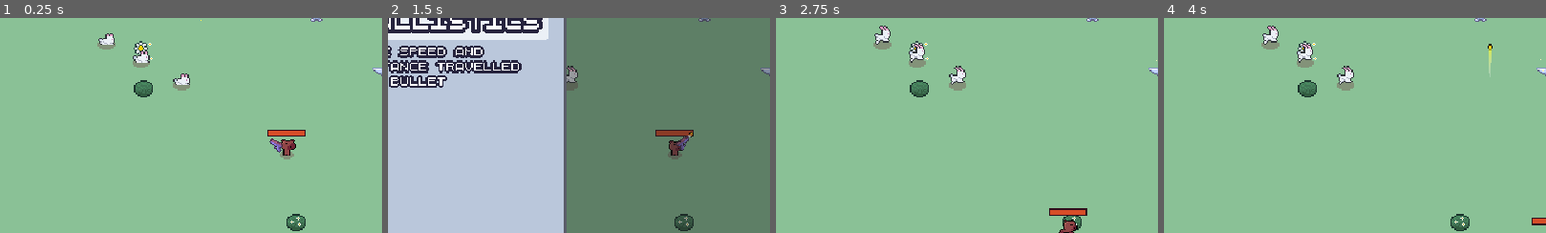
Above: before the commit, frames 1-4 (left to right).
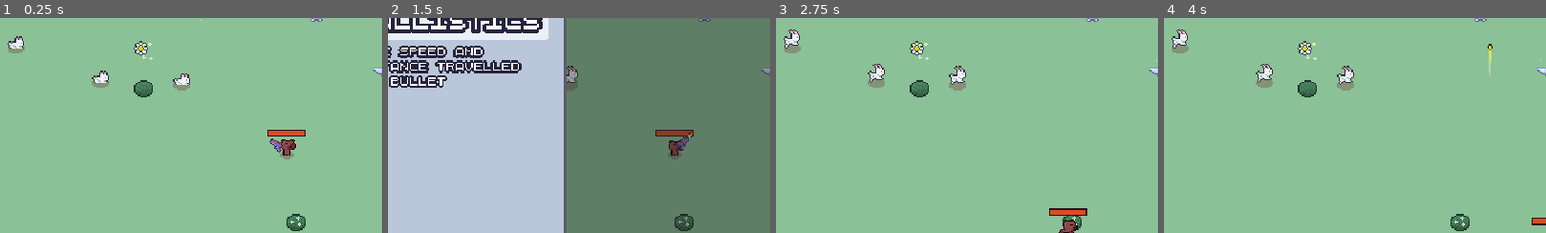
Above: after the commit, the same moments.

Repository: Sundwell/ritka-rampage
Game: Godot game, scene res://scenes/debug/ui_debug.tscn
Two runs of this game, one before a commit and one after it. Both use one fixed random seed, a clock stepped at 60 frames per second and the inputs below. This scene is started directly instead of the project's main scene.
Inputs (mouse positions are % of the whole screen's width and height, from its top left):
- Up to frame 1 (0.25 s): no input
- Up to frame 2 (1.5 s): click "Weapon Upgrade" at 0.5 s; move the mouse to (25, 50) at 1.27 s; press the mouse at (25, 50) at 1.28 s; hold D (move_right) from 1.28 s (still down)
- Up to frame 3 (2.75 s): move the mouse to (30, 55) at 2.02 s; release D (move_right) at 2.03 s; release the mouse at (30, 55) at 2.03 s; hold S (move_down) from 2.03 s (still down); tap W (move_top) at 2.1 s
- Up to frame 4 (4 s): move the mouse to (60, 28) at 2.77 s; release S (move_down) at 2.78 s; press the mouse at (60, 28) at 2.78 s; hold D (move_right) from 2.78 s (still down); move the mouse to (45, 70) at 3.52 s; release the mouse at (45, 70) at 3.53 s; tap W (move_top) at 3.6 s; click (45, 70) at 3.67 s
The pictures show only the part of the screen within x 17-67%, y 23-73%; the shares and areas given below are measured in that part.

The runs differ from the first frame. In frame 1, 1.1% of the frame differs, in the area x 2-40%, y 7-33%; in frame 2, nothing differs; in frame 3, 1.5%, in the area x 2-40%, y 3-33%; in frame 4, 1.5%.

Commit message:
Added ricochet upgrade and fixed bug with red enemies

Diff:
--- a/project.godot
+++ b/project.godot
@@ -43,6 +43,8 @@
 
 foreground_layer=""
 entities_layer=""
+player=""
+enemy=""
 
 [gui]
 
--- /dev/null
+++ b/resources/upgrades/weapon_upgrades/pistol/mechanic/ricochet.tres
@@ -0,0 +1,14 @@
+[gd_resource type="Resource" script_class="PistolUpgrade" load_steps=2 format=3 uid="uid://bdtskcecjix7e"]
+
+[ext_resource type="Script" path="res://resources/upgrades/weapon_upgrades/pistol/pistol_upgrade.gd" id="1_ib5rk"]
+
+[resource]
+script = ExtResource("1_ib5rk")
+id = 5
+incompatible_uprades = Array[int]([])
+title = "Ricochet"
+weapon = 0
+max_quantity = 2
+type = 1
+hint = "Damage? Nope."
+description = "+1 bounce off enemy per upgrade"
--- a/resources/upgrades/weapon_upgrades/pistol/pistol_upgrade.gd
+++ b/resources/upgrades/weapon_upgrades/pistol/pistol_upgrade.gd
@@ -9,6 +9,8 @@
 	# Mechanic
 	MORE_BULLETS,
 	PIERCING_SHOTS,
+	RICOCHET,
+	EXPLOSIVE_BULLETS,
 }
 
 @export var id: Id
--- a/resources/upgrades/weapon_upgrades/pistol/pistol_upgrades_pool.tres
+++ b/resources/upgrades/weapon_upgrades/pistol/pistol_upgrades_pool.tres
@@ -7,7 +7,8 @@
 [ext_resource type="Resource" uid="uid://ddhtxwf5wm78b" path="res://resources/upgrades/weapon_upgrades/pistol/stat/shoot_rate.tres" id="5_efh7b"]
 [ext_resource type="Resource" uid="uid://cj2gajfd4cdys" path="res://resources/upgrades/weapon_upgrades/pistol/mechanic/more_bullets.tres" id="6_5qgvv"]
 [ext_resource type="Resource" uid="uid://b8c1gjdntjyl" path="res://resources/upgrades/weapon_upgrades/pistol/mechanic/piercing_shots.tres" id="7_0u04j"]
+[ext_resource type="Resource" uid="uid://bdtskcecjix7e" path="res://resources/upgrades/weapon_upgrades/pistol/mechanic/ricochet.tres" id="8_mv1y8"]
 
 [resource]
 script = ExtResource("1_fhp3j")
-upgrades = Array[ExtResource("2_ni3rd")]([ExtResource("6_5qgvv"), ExtResource("3_us7jv"), ExtResource("4_wgxph"), ExtResource("5_efh7b"), ExtResource("7_0u04j")])
+upgrades = Array[ExtResource("2_ni3rd")]([ExtResource("6_5qgvv"), ExtResource("3_us7jv"), ExtResource("4_wgxph"), ExtResource("5_efh7b"), ExtResource("7_0u04j"), ExtResource("8_mv1y8")])
--- a/scenes/autoload/utils.gd
+++ b/scenes/autoload/utils.gd
@@ -15,3 +15,20 @@
 
 func get_upgrade_quantity(upgrades: Dictionary, upgrade_key: Variant, default := 0) -> int:
 	return upgrades.get(upgrade_key, {}).get("quantity", default)
+
+
+func get_nearest_node_in_group(group: String, position: Vector2, excluded_nodes: Array = []) -> Node2D:
+	var available_nodes = get_tree().get_nodes_in_group(group).filter(
+			func (node: Node2D):
+				return not excluded_nodes.has(node)
+	)
+
+	if available_nodes.is_empty():
+		return null
+
+	available_nodes.sort_custom(
+			func(a: Node2D, b: Node2D):
+				return a.global_position.distance_to(position) < b.global_position.distance_to(position)
+	)
+
+	return available_nodes[0]
--- a/scenes/components/blood_particles_spawner_component.gd
+++ b/scenes/components/blood_particles_spawner_component.gd
@@ -3,16 +3,16 @@
 @export var health_component: HealthComponent
 @export var sprite: Sprite2D
 @export var damage_particles_scene: PackedScene
-var tween: Tween
+var initial_modulate: Color
 
 
 func _ready():
 	health_component.damaged.connect(on_damaged)
+	initial_modulate = sprite.modulate
 
 
 func on_damaged(amount: float):
-	var initial_modulate = sprite.modulate
-	tween = get_tree().create_tween()
+	var tween := create_tween()
 	tween.tween_property(sprite, 'modulate', Color('#ff3636'), 0.05)
 	tween.tween_property(sprite, 'modulate', initial_modulate, 0.05)
 
--- a/scenes/components/weapon_upgrades_pool_component.gd
+++ b/scenes/components/weapon_upgrades_pool_component.gd
@@ -24,10 +24,10 @@
 func _is_upgrade_available(upgrade: WeaponUpgrade) -> bool:
 	match upgrade.type:
 		WeaponUpgrade.Type.MECHANIC:
-			if collected_anvils_count == 0:
+			if collected_anvils_count < 2:
 				return false
 		WeaponUpgrade.Type.EVOLUTION:
-			if is_weapon_evolved or collected_anvils_count < 3:
+			if is_weapon_evolved or collected_anvils_count <= 3:
 				return false
 
 	return true
--- a/scenes/debug/ui_debug.gd
+++ b/scenes/debug/ui_debug.gd
@@ -11,7 +11,7 @@
 
 
 func _ready() -> void:
-	weapon_upgrade_button.pressed.connect(weapon_upgrade_manager.on_anvil_collected)
+	weapon_upgrade_button.pressed.connect(on_weapon_upgrade_pressed)
 	mutation_upgrade_button.pressed.connect(experience_manager.level_up)
 	lose_button.pressed.connect(show_lose_screen)
 	win_button.pressed.connect(show_win_screen)
@@ -23,6 +23,10 @@
 	add_child(end_screen)
 
 
+func on_weapon_upgrade_pressed():
+	GameEvents.emit_anvil_collected()
+
+
 func show_win_screen():
 	var end_screen = end_screen_scene.instantiate()
 	add_child(end_screen)
--- a/scenes/debug/ui_debug.tscn
+++ b/scenes/debug/ui_debug.tscn
@@ -121,7 +121,7 @@
 position = Vector2(140, -1)
 
 [node name="Bunny" parent="Entities" instance=ExtResource("13_0b838")]
-position = Vector2(-122, -78)
+position = Vector2(-156, -61)
 
 [node name="HealthComponent" parent="Entities/Bunny" index="0"]
 max_health = 1111.0
@@ -139,7 +139,7 @@
 max_speed = 0.0
 
 [node name="Bunny3" parent="Entities" instance=ExtResource("13_0b838")]
-position = Vector2(-151, -93)
+position = Vector2(-227, -90)
 
 [node name="HealthComponent" parent="Entities/Bunny3" index="0"]
 max_health = 1111.0
--- a/scenes/weapons/pistol/pistol_bullet/pistol_bullet.gd
+++ b/scenes/weapons/pistol/pistol_bullet/pistol_bullet.gd
@@ -3,6 +3,7 @@
 
 const BASE_SPEED = 250.0
 const BASE_MAX_DISTANCE = 130.0
+const MAX_RICOCHET_DISTANCE = 80.0
 
 @export var base_health := 1.0
 @export var hitbox_component: HitboxComponent
@@ -46,6 +47,7 @@
 		PistolUpgrade.Id.IMPROVED_BALLISTICS,
 		PistolUpgrade.Id.PIERCING_SHOTS,
 		PistolUpgrade.Id.DAMAGE_UP,
+		PistolUpgrade.Id.RICOCHET,
 	]
 
 	for id: PistolUpgrade.Id in BULLET_UPGRADE_IDS:
@@ -68,6 +70,40 @@
 	base_damage = base_damage + damage_up_count
 	_set_damage(base_damage)
 
+	var ricochet_count: int = upgrades_count[PistolUpgrade.Id.RICOCHET]
+	if ricochet_count > 0:
+		_set_max_health(base_health + ricochet_count)
+		_set_damage(base_damage * 0.7)
+
+
+func ricochet():
+	var enemies = get_tree().get_nodes_in_group(Constants.GROUPS.ENEMY)
+	enemies.sort_custom(
+			func(a: Node2D, b: Node2D):
+				return a.global_position.distance_to(global_position) < b.global_position.distance_to(global_position)
+	)
+
+	if enemies.is_empty():
+		travelled_distance = 0
+		rotation_degrees = randf_range(rotation_degrees - 15, rotation_degrees + 15)
+		return
+
+	var available_enemies = enemies.slice(1).filter(
+			func (enemy: Node2D):
+				return enemy.global_position.distance_to(global_position) <= MAX_RICOCHET_DISTANCE
+	)
+
+	if available_enemies.is_empty():
+		travelled_distance = 0
+		rotation_degrees = randf_range(rotation_degrees - 15, rotation_degrees + 15)
+		return
+
+	var random_idx = randi_range(0, available_enemies.size() - 1)
+	var enemy = available_enemies[random_idx] as Node2D
+
+	travelled_distance = 0
+	rotation = global_position.direction_to(enemy.global_position).angle()
+
 
 func on_died():
 	queue_free()
@@ -76,5 +112,12 @@
 func on_collided():
 	health_component.damage(1)
 
-	var new_damage: float = max(1, hitbox_component.damage - (base_damage * 0.3))
-	Callable(_set_damage.bind(new_damage)).call_deferred()
+	if health_component.get_health_percent() == 0:
+		return
+
+	if upgrades_count[PistolUpgrade.Id.PIERCING_SHOTS] > 0:
+		var new_damage: float = max(1, hitbox_component.damage - (base_damage * 0.3))
+		Callable(_set_damage.bind(new_damage)).call_deferred()
+
+	if upgrades_count[PistolUpgrade.Id.RICOCHET] > 0:
+		ricochet()
Not shown: 1 places in resources/upgrades/weapon_upgrades/pistol/pistol_upgrades_pool.tres that only renumber resources
